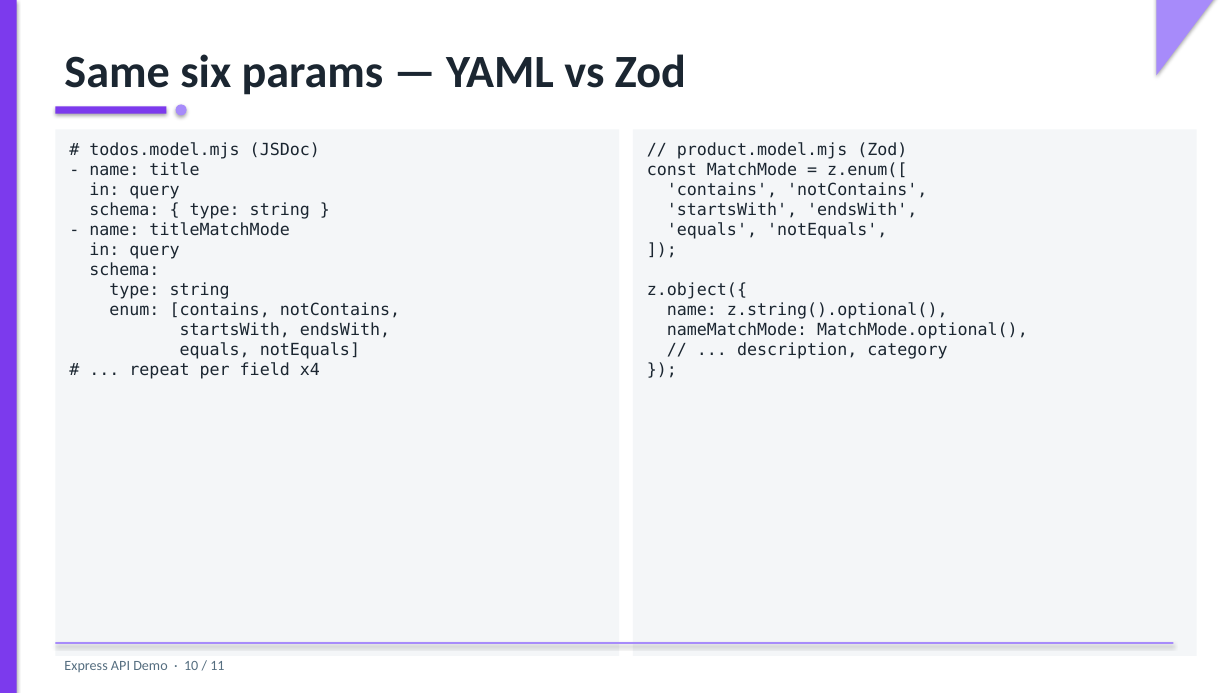
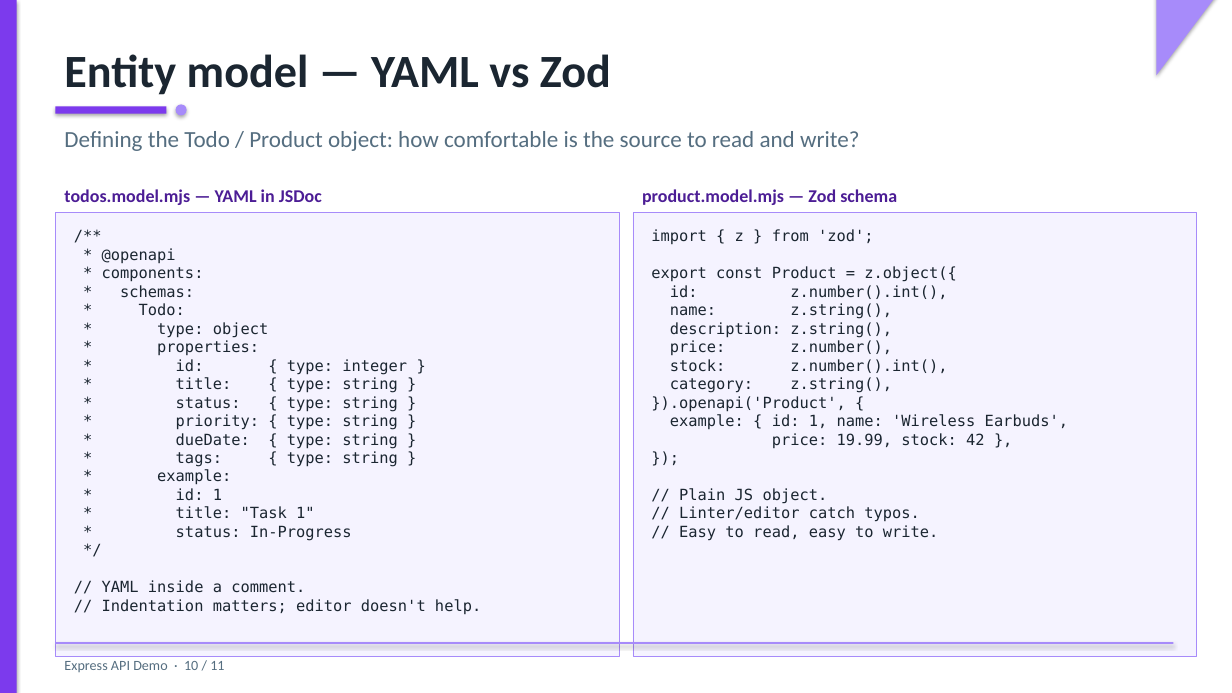
Before and after one commit to johnfabian/express-api-demo, a slide deck: slide 10 of demo.pptx. Drawn at 1232x693 pixels with LibreOffice and Linux fonts; fonts in the diff are those of the drawing. Boxes give left, top, right and bottom in pixels: in the first picture for what was removed or moved away, otherwise in the second. Text is boxed around its words. In the diff, an @@ line names an element or a change of style, - is before the commit and + after.

```diff
--- a/demo.pptx
+++ b/demo.pptx
@@ text at bbox=[64, 54, 611, 95]: text changed @@
-Same six params — YAML vs Zod
+Entity model — YAML vs Zod
@@ rectangle removed at bbox=[55, 129, 619, 656] @@
-# todos.model.mjs (JSDoc)
-- name: title
-in: query
-schema: { type: string }
-- name: titleMatchMode
-in: query
-schema:
-type: string
-enum: [contains, notContains,
-startsWith, endsWith,
-equals, notEquals]
-# ... repeat per field x4
@@ text added at bbox=[64, 131, 859, 151], 18 pt, text #556E80 @@
+Defining the Todo / Product object: how comfortable is the source to read and write?
@@ rectangle removed at bbox=[633, 129, 1197, 656] @@
-// product.model.mjs (Zod)
-const MatchMode = z.enum([
-'contains', 'notContains',
-'startsWith', 'endsWith',
-'equals', 'notEquals',
-]);
-z.object({
-name: z.string().optional(),
-nameMatchMode: MatchMode.optional(),
-// ... description, category
-});
@@ text added at bbox=[64, 189, 322, 205], 14 pt, text #4C1D95, bold @@
+todos.model.mjs — YAML in JSDoc
@@ text added at bbox=[642, 189, 897, 205], 14 pt, text #4C1D95, bold @@
+product.model.mjs — Zod schema
@@ rectangle added at bbox=[55, 213, 619, 656], fill #F5F3FF, outline #A78BFA 0.5 pt, 12 pt, text #1B2631 @@
+/**
+* @openapi
+* components:
+* schemas:
+* Todo:
+* type: object
+* properties:
+* id: { type: integer }
+* title: { type: string }
+* status: { type: string }
+* priority: { type: string }
+* dueDate: { type: string }
+* tags: { type: string }
+* example:
+* id: 1
+* title: "Task 1"
+* status: In-Progress
+*/
+// YAML inside a comment.
+// Indentation matters; editor doesn't help.
@@ rectangle added at bbox=[633, 213, 1197, 656], fill #F5F3FF, outline #A78BFA 0.5 pt, 12 pt, text #1B2631 @@
+import { z } from 'zod';
+export const Product = z.object({
+id: z.number().int(),
+name: z.string(),
+description: z.string(),
+price: z.number(),
+stock: z.number().int(),
+category: z.string(),
+}).openapi('Product', {
+example: { id: 1, name: 'Wireless Earbuds',
+price: 19.99, stock: 42 },
+});
+// Plain JS object.
+// Linter/editor catch typos.
+// Easy to read, easy to write.
```
Also in this commit, not shown: 4 other slides changed, 3 other files.
